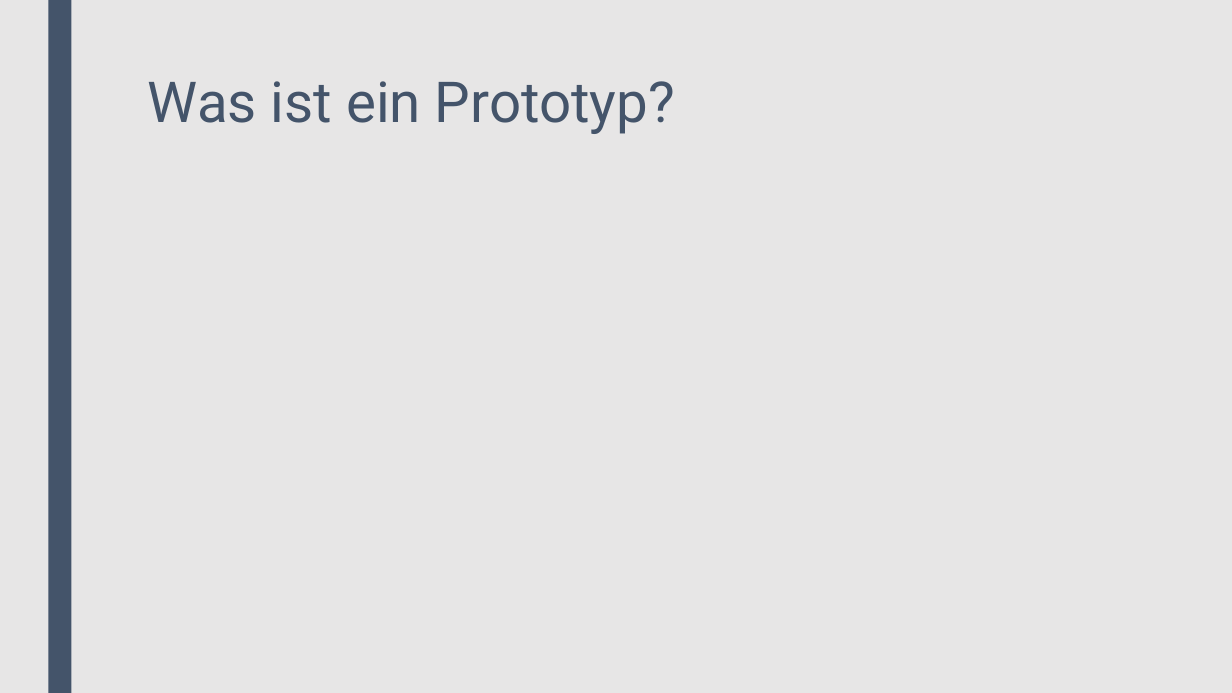
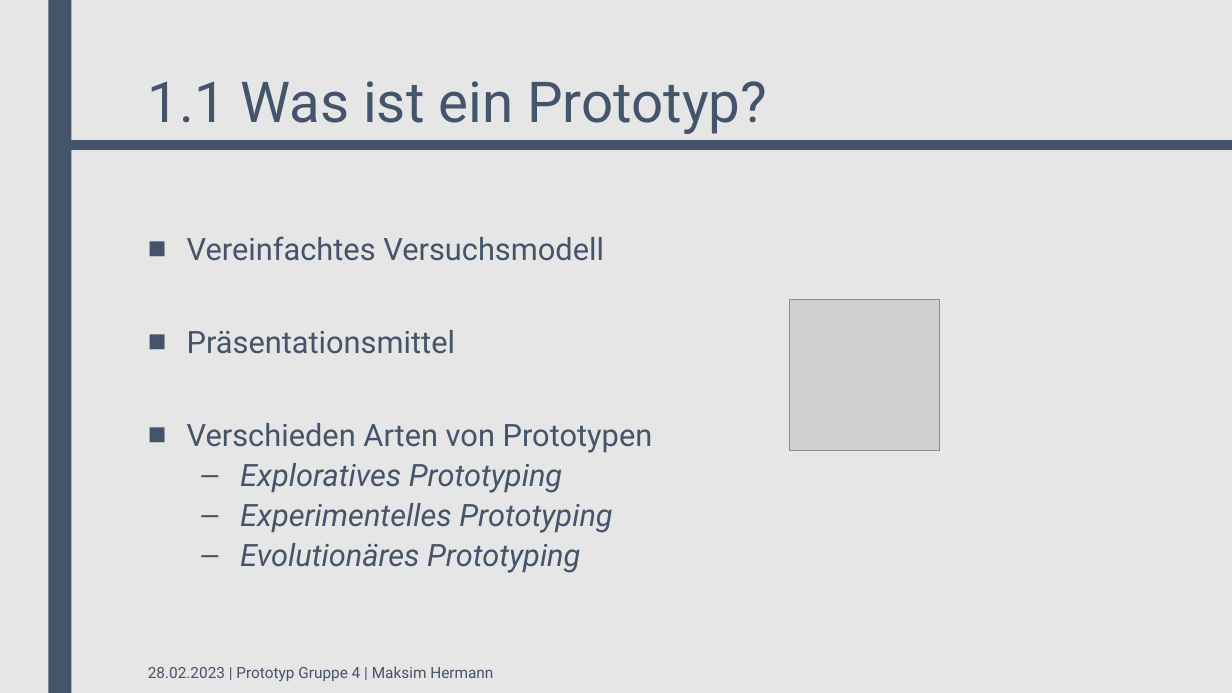
Before and after one commit to xannywise/StaffManagementTool, a slide deck: slide 4 of 02_Milensteine/Meilenstein III/Gruppe3_MeilensteinIII_Prototyp.pptx. Drawn at 1232x693 pixels with LibreOffice and Linux fonts; fonts in the diff are those of the drawing; grey boxes stand for pictures. Boxes give left, top, right and bottom in pixels: in the first picture for what was removed or moved away, otherwise in the second. Text is boxed around its words. In the diff, an @@ line names an element or a change of style, - is before the commit and + after.

Commit message:
Maksim - Meilenstein III update

```diff
--- a/02_Milensteine/Meilenstein III/Gruppe3_MeilensteinIII_Prototyp.pptx
+++ b/02_Milensteine/Meilenstein III/Gruppe3_MeilensteinIII_Prototyp.pptx
@@ title at bbox=[148, 81, 767, 134]: text changed @@
-Was ist ein Prototyp?
+1.1 Was ist ein Prototyp?
@@ rectangle added at bbox=[65, 141, 1232, 149], fill #44546A, outline #44546A 2.75 pt @@
@@ text added at bbox=[187, 236, 653, 573], 24 pt, text #44546A @@
+■ Vereinfachtes Versuchsmodell
+■ Präsentationsmittel
+■ Verschieden Arten von Prototypen
+  – Exploratives Prototyping
+  – Experimentelles Prototyping
+  – Evolutionäres Prototyping
@@ picture added at bbox=[790, 300, 940, 450] @@
@@ text added at bbox=[148, 666, 493, 681], 12 pt, text #44546A @@
+28.02.2023 | Prototyp Gruppe 4 | Maksim Hermann
```
Also in this commit, not shown: 8 other slides changed, 6 slides added, 1 slide removed, 14 other files.
